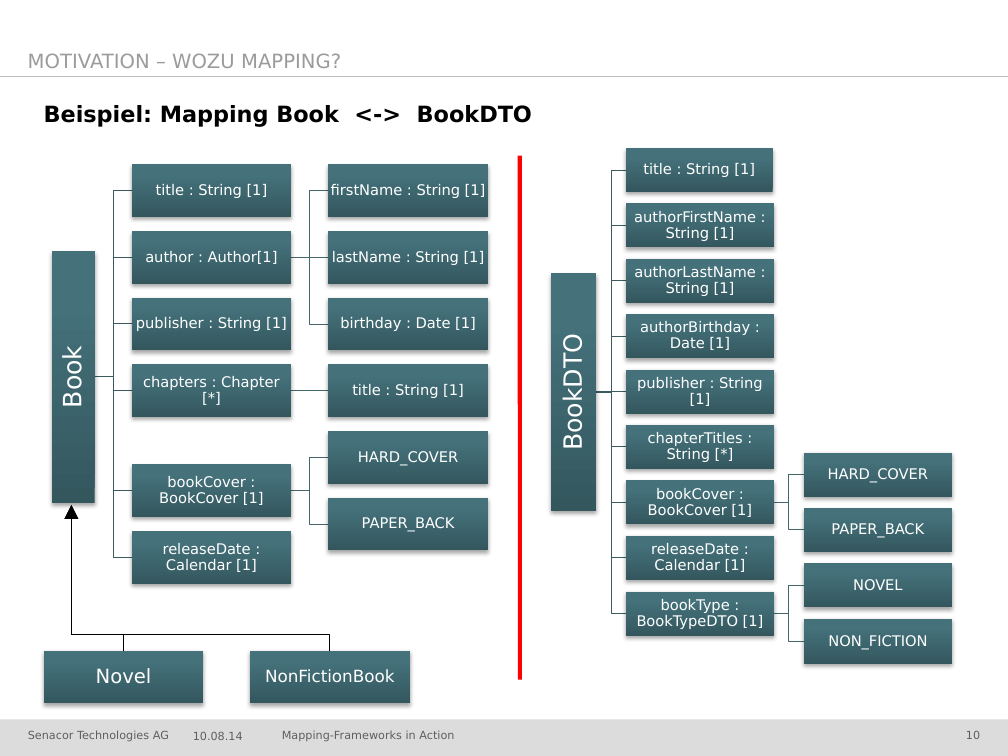
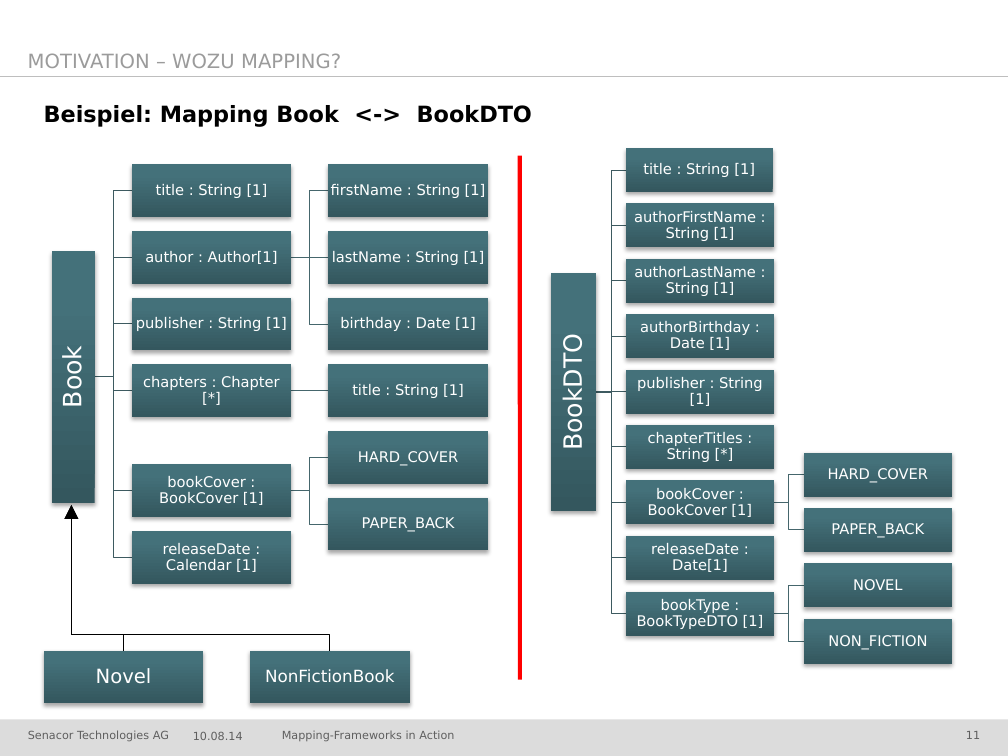
Before and after one commit to jschwalb/Mappings, a slide deck: slide 11 of presentation.pptx (slide 10 before the commit). Drawn at 1008x756 pixels with LibreOffice and Linux fonts; fonts in the diff are those of the drawing; background and template pictures are left out. Boxes give left, top, right and bottom in pixels: in the first picture for what was removed or moved away, otherwise in the second. Text is boxed around its words. In the diff, an @@ line names an element or a change of style, - is before the commit and + after.

Commit message:
ppt book example change calendar to date in BookDTO

```diff
--- a/presentation.pptx
+++ b/presentation.pptx
@@ text at bbox=[651, 543, 739, 572]: text changed @@
-releaseDate : Calendar [1]
+releaseDate : Date[1]
@@ page number at bbox=[966, 731, 980, 739]: text changed @@
-10
+11
```
Also in this commit, not shown: 7 other slides changed, 1 slide added.
